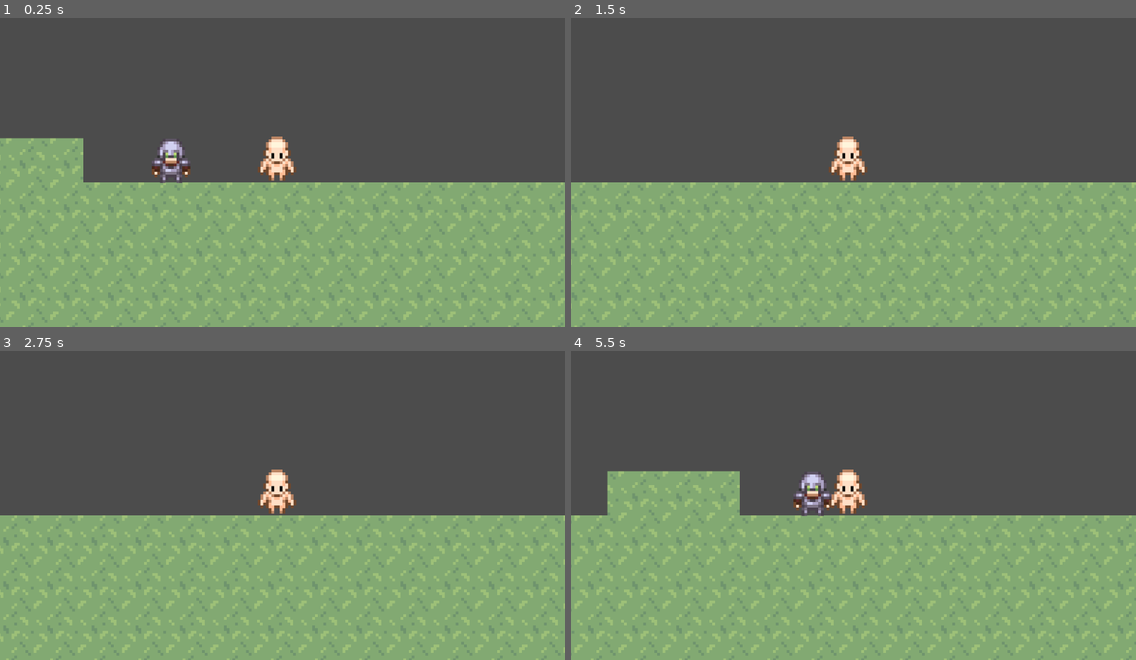
Above: before the commit, frames 1-4 (two rows, left to right).
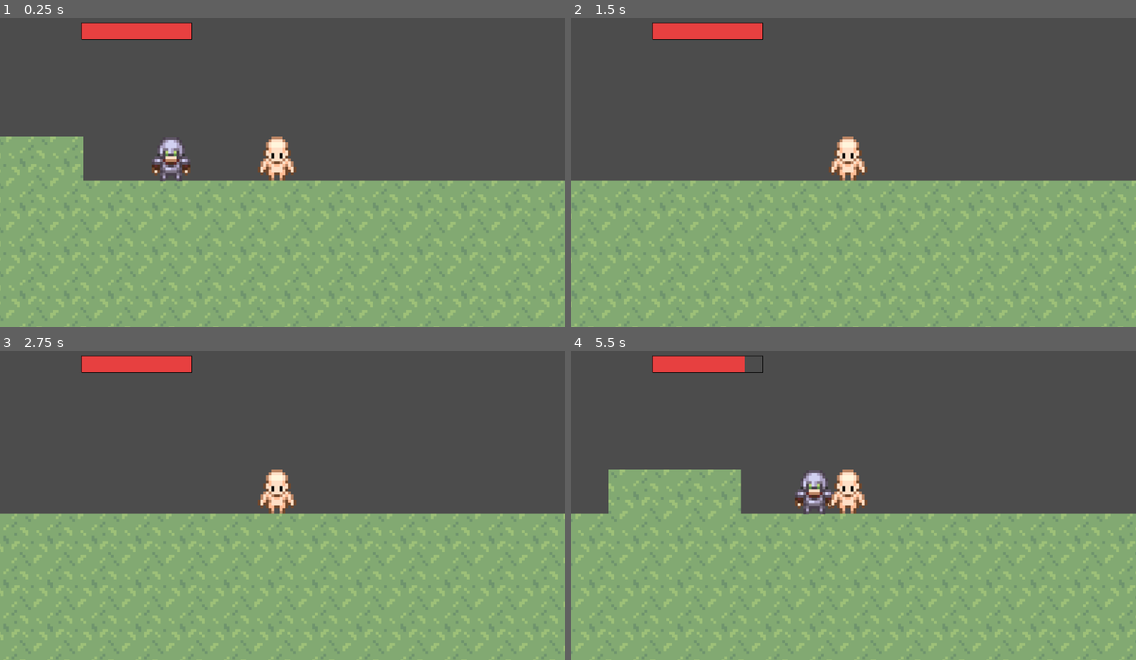
Above: after the commit, the same moments.

Repository: amandamartinsco/cronicas-de-terragaia
Game: Godot game, scene res://scenes/enemy.tscn
The game is run twice, just before and just after one commit, with the same random seed, the same clock (stepped at 60 frames per second) and the same inputs.
Inputs:
- Up to frame 1 (0.25 s): no input
- Up to frame 2 (1.5 s): hold Right (ui_right) 0.53-1.28 s; hold Left (ui_left) from 1.28 s (still down)
- Up to frame 3 (2.75 s): release Left (ui_left) at 2.03 s; hold Right (ui_right) from 2.03 s (still down)
- Up to frame 4 (5.5 s): release Right (ui_right) at 3.53 s; hold Left (ui_left) from 3.53 s (still down)

The runs differ from the first frame. In frame 1, 4.7% of the frame differs, in the area x 0-100%, y 1-100%; in frame 2, 4.3%; in frame 3, 4.3%; in frame 4, 5.6%.

Commit message:
barra de vida

Diff:
--- /dev/null
+++ b/projeto_godot/scenes/barradevida.tscn
@@ -0,0 +1,19 @@
+[gd_scene load_steps=2 format=2]
+
+[ext_resource path="res://scripts/barradevida.gd" type="Script" id=1]
+
+[node name="ColorRect" type="ColorRect"]
+margin_right = 200.0
+margin_bottom = 30.0
+color = Color( 0.90625, 0.251343, 0.251343, 1 )
+script = ExtResource( 1 )
+__meta__ = {
+"_edit_use_anchors_": false
+}
+
+[node name="Label" type="Label" parent="."]
+margin_right = 200.0
+margin_bottom = 30.0
+__meta__ = {
+"_edit_use_anchors_": false
+}
--- a/projeto_godot/scenes/enemy.tscn
+++ b/projeto_godot/scenes/enemy.tscn
@@ -1,8 +1,9 @@
-[gd_scene load_steps=4 format=2]
+[gd_scene load_steps=5 format=2]
 
 [ext_resource path="res://scenes/enemy_real.tscn" type="PackedScene" id=1]
 [ext_resource path="res://tileset/cenario.tres" type="TileSet" id=2]
 [ext_resource path="res://scenes/player.tscn" type="PackedScene" id=3]
+[ext_resource path="res://scenes/barradevida.tscn" type="PackedScene" id=4]
 
 [node name="enemy" type="Node2D"]
 
@@ -20,7 +21,17 @@
 [node name="enemy3" parent="." instance=ExtResource( 1 )]
 position = Vector2( 211.465, 103.98 )
 
-[node name="player" parent="." instance=ExtResource( 3 )]
+[node name="player" parent="." groups=[
+"player",
+] instance=ExtResource( 3 )]
 position = Vector2( 109.374, -0.144588 )
 
+[node name="CanvasLayer" type="CanvasLayer" parent="."]
+
+[node name="ColorRect" parent="CanvasLayer" instance=ExtResource( 4 )]
+margin_left = 147.547
+margin_top = 46.8025
+margin_right = 347.547
+margin_bottom = 76.8025
+
 [editable path="player"]
--- a/projeto_godot/scenes/enemy_real.tscn
+++ b/projeto_godot/scenes/enemy_real.tscn
@@ -1,10 +1,13 @@
-[gd_scene load_steps=4 format=2]
+[gd_scene load_steps=5 format=2]
 
 [ext_resource path="res://BaseArmoredDemo.png" type="Texture" id=1]
 [ext_resource path="res://scripts/enemy.gd" type="Script" id=2]
 
 [sub_resource type="RectangleShape2D" id=1]
 extents = Vector2( 6.92346, 8.08367 )
+
+[sub_resource type="RectangleShape2D" id=2]
+extents = Vector2( 7.20078, 8.06264 )
 
 [node name="enemy" type="KinematicBody2D"]
 collision_layer = 2
@@ -25,5 +28,12 @@
 [node name="VisibilityNotifier2D" type="VisibilityNotifier2D" parent="."]
 position = Vector2( 0.0730984, 0 )
 scale = Vector2( 0.707609, 1 )
+
+[node name="Area2D" type="Area2D" parent="."]
+collision_layer = 4
+collision_mask = 4
+
+[node name="CollisionShape2D" type="CollisionShape2D" parent="Area2D"]
+shape = SubResource( 2 )
 [connection signal="screen_entered" from="VisibilityNotifier2D" to="." method="_on_VisibilityNotifier2D_screen_entered"]
 [connection signal="screen_exited" from="VisibilityNotifier2D" to="." method="_on_VisibilityNotifier2D_screen_exited"]
--- a/projeto_godot/scenes/player.tscn
+++ b/projeto_godot/scenes/player.tscn
@@ -1,10 +1,14 @@
-[gd_scene load_steps=4 format=2]
+[gd_scene load_steps=5 format=2]
 
 [ext_resource path="res://HumanBase2.png" type="Texture" id=1]
 [ext_resource path="res://scripts/player.gd" type="Script" id=2]
 
 [sub_resource type="CapsuleShape2D" id=1]
-radius = 5.34184
+radius = 5.18735
+height = 7.32213
+
+[sub_resource type="CapsuleShape2D" id=2]
+radius = 4.72168
 height = 6.81274
 
 [node name="player" type="KinematicBody2D"]
@@ -14,11 +18,23 @@
 position = Vector2( 136.862, 104.248 )
 texture = ExtResource( 1 )
 
+[node name="Area2D" type="Area2D" parent="."]
+position = Vector2( 136.656, 104.424 )
+collision_layer = 4
+collision_mask = 4
+__meta__ = {
+"_edit_group_": true
+}
+
+[node name="CollisionShape2D" type="CollisionShape2D" parent="Area2D"]
+shape = SubResource( 1 )
+
 [node name="CollisionShape2D" type="CollisionShape2D" parent="."]
-position = Vector2( 136.577, 104.349 )
-shape = SubResource( 1 )
+position = Vector2( 136.684, 104.403 )
+shape = SubResource( 2 )
 
 [node name="Camera2D" type="Camera2D" parent="."]
 position = Vector2( 138.895, 105.457 )
 current = true
 zoom = Vector2( 0.2, 0.2 )
+[connection signal="area_entered" from="Area2D" to="." method="_on_Area2D_area_entered"]
--- /dev/null
+++ b/projeto_godot/scripts/barradevida.gd
@@ -0,0 +1,18 @@
+extends ColorRect
+
+onready var init_rect_size = rect_size
+
+var scale = 1 setget set_scale
+
+# Called when the node enters the scene tree for the first time.
+func _ready() -> void:
+	get_tree().get_nodes_in_group("player")[0].connect("life_scale", self, "on_life_scale")
+func _draw() -> void:
+	draw_rect(Rect2(Vector2(), init_rect_size), Color(0,0,0,1), false)
+
+func on_life_scale(sc):
+	set_scale(sc)
+
+func set_scale(val):
+	scale = val
+	rect_size.x = init_rect_size.x * scale
--- a/projeto_godot/scripts/player.gd
+++ b/projeto_godot/scripts/player.gd
@@ -8,6 +8,12 @@
 
 var direction
 
+signal life_scale(sc)
+
+export var life = 300
+
+onready var init_life = life
+
 func _ready() -> void:
 	pass # Replace with function body.
 
@@ -16,3 +22,14 @@
 	velocity.x = 100 * direction
 
 	move_and_slide(velocity, UP)
+
+func _on_damage_area_damage(damage, node) -> void:
+	life -= damage
+
+	emit_signal("life_scale", (float(self.life) / float(self.init_life)))
+
+
+
+
+func _on_Area2D_area_entered(area):
+	_on_damage_area_damage(50, $".")
--- a/projeto_godot/tileset/cenario.tres
+++ b/projeto_godot/tileset/cenario.tres
@@ -14,6 +14,11 @@
 0/tile_mode = 0
 0/occluder_offset = Vector2( 0, 0 )
 0/navigation_offset = Vector2( 0, 0 )
+0/shape_offset = Vector2( 8.03234, 8.10544 )
+0/shape_transform = Transform2D( 1, 0, 0, 1, 8.03234, 8.10544 )
+0/shape = SubResource( 1 )
+0/shape_one_way = false
+0/shape_one_way_margin = 1.0
 0/shapes = [ {
 "autotile_coord": Vector2( 0, 0 ),
 "one_way": false,
Not shown, added: projeto_godot/Personagem.png.import
